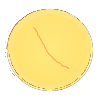
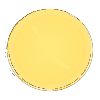
Revision of a layered (100, 100) image; what changed, layer by layer:
painted on "Background" over <box>7,9,93,91</box>
painted on "Layer 2" over <box>5,9,89,91</box>
